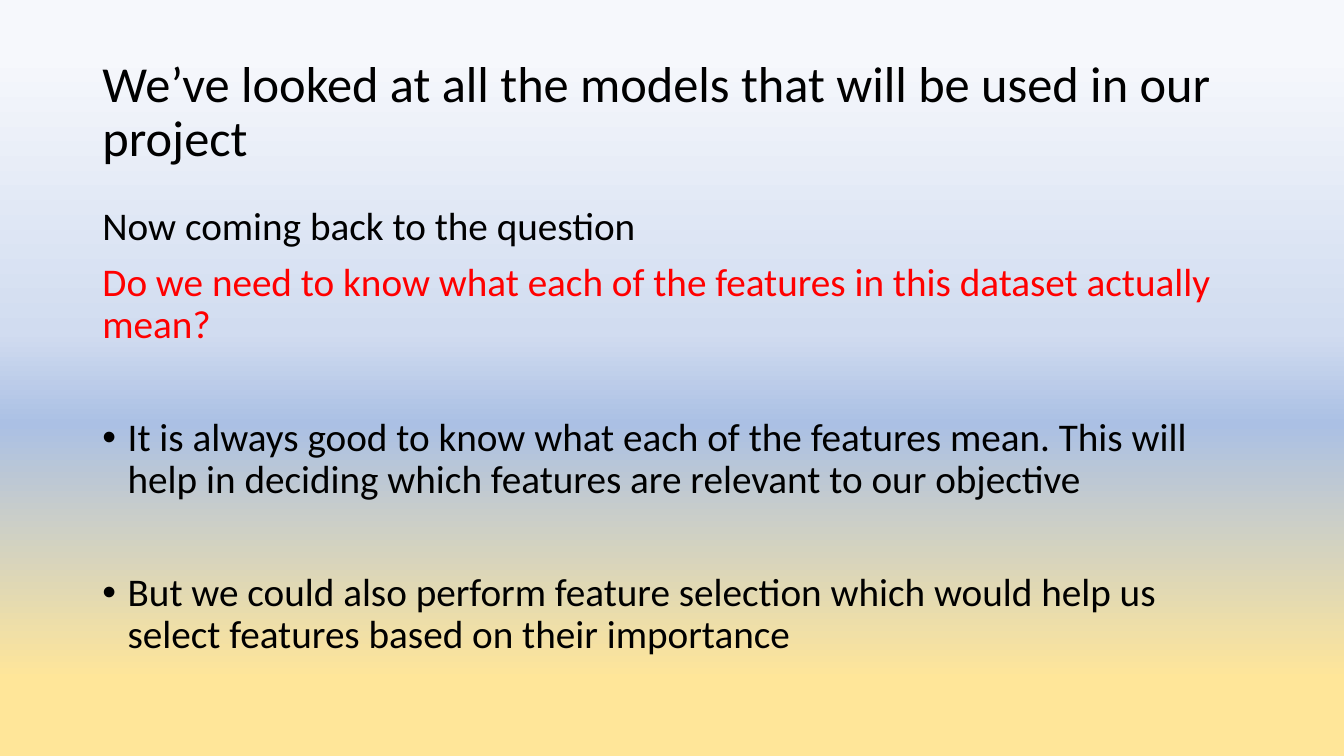
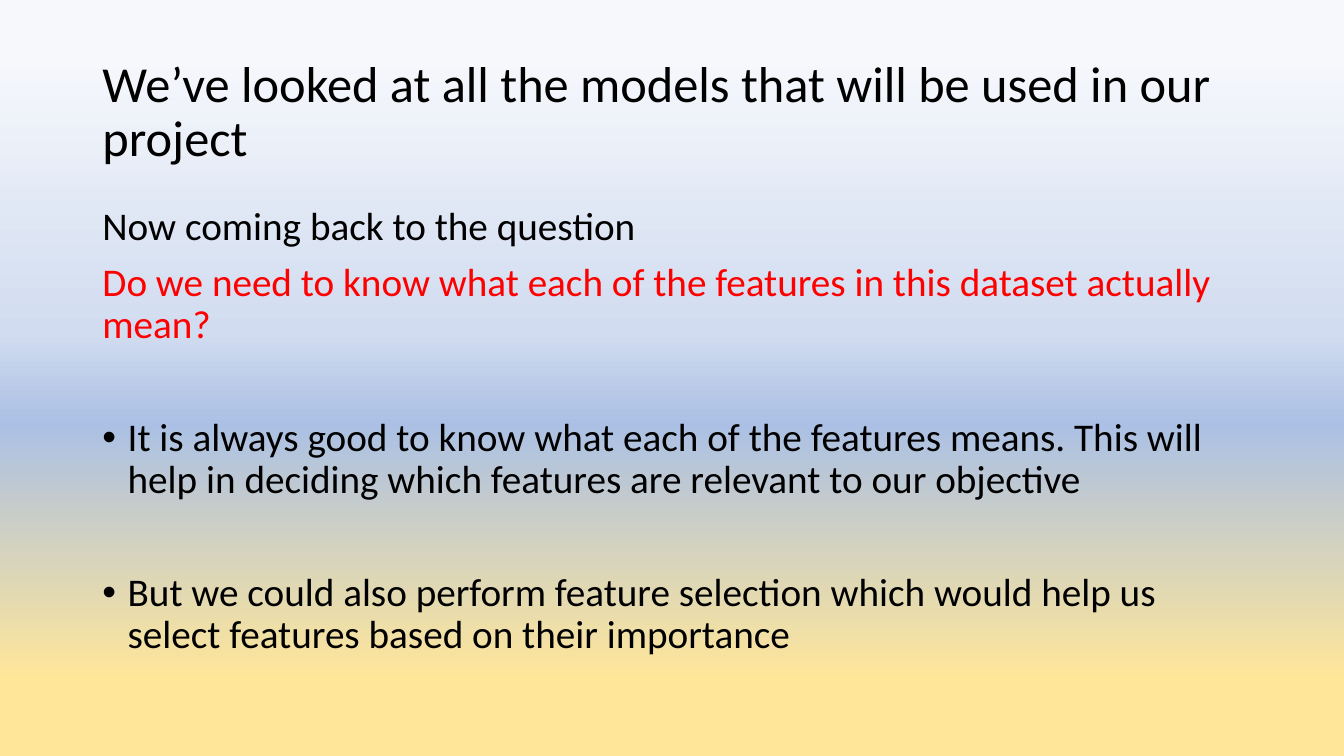
Before and after one commit to anujshr15/-MINOR-PROJECT--Intrusion-Detection-System-, a slide deck: slide 38 of Minor Project presentation.pptx. Drawn at 1344x756 pixels with LibreOffice and Linux fonts; fonts in the diff are those of the drawing. Boxes give left, top, right and bottom in pixels: in the first picture for what was removed or moved away, otherwise in the second. Text is boxed around its words. In the diff, an @@ line names an element or a change of style, - is before the commit and + after.

```diff
--- a/Minor Project presentation.pptx
+++ b/Minor Project presentation.pptx
@@ text at box(128, 423, 1202, 500): text changed @@
-• It is always good to know what each of the features mean. This will help in deciding which features are relevant to our objective
+• It is always good to know what each of the features means. This will help in deciding which features are relevant to our objective
```
Also in this commit, not shown: 2 other slides changed.
